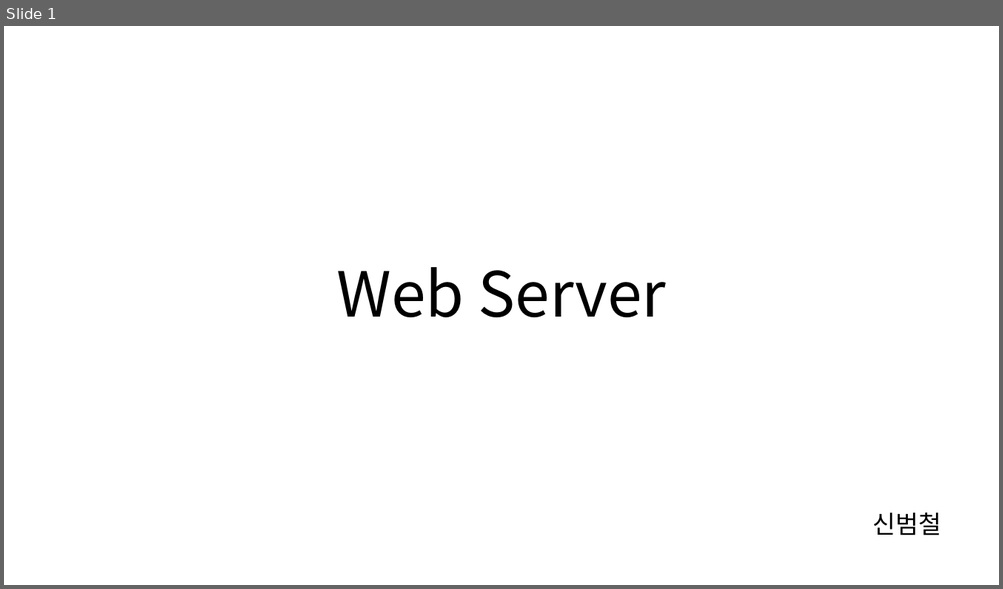
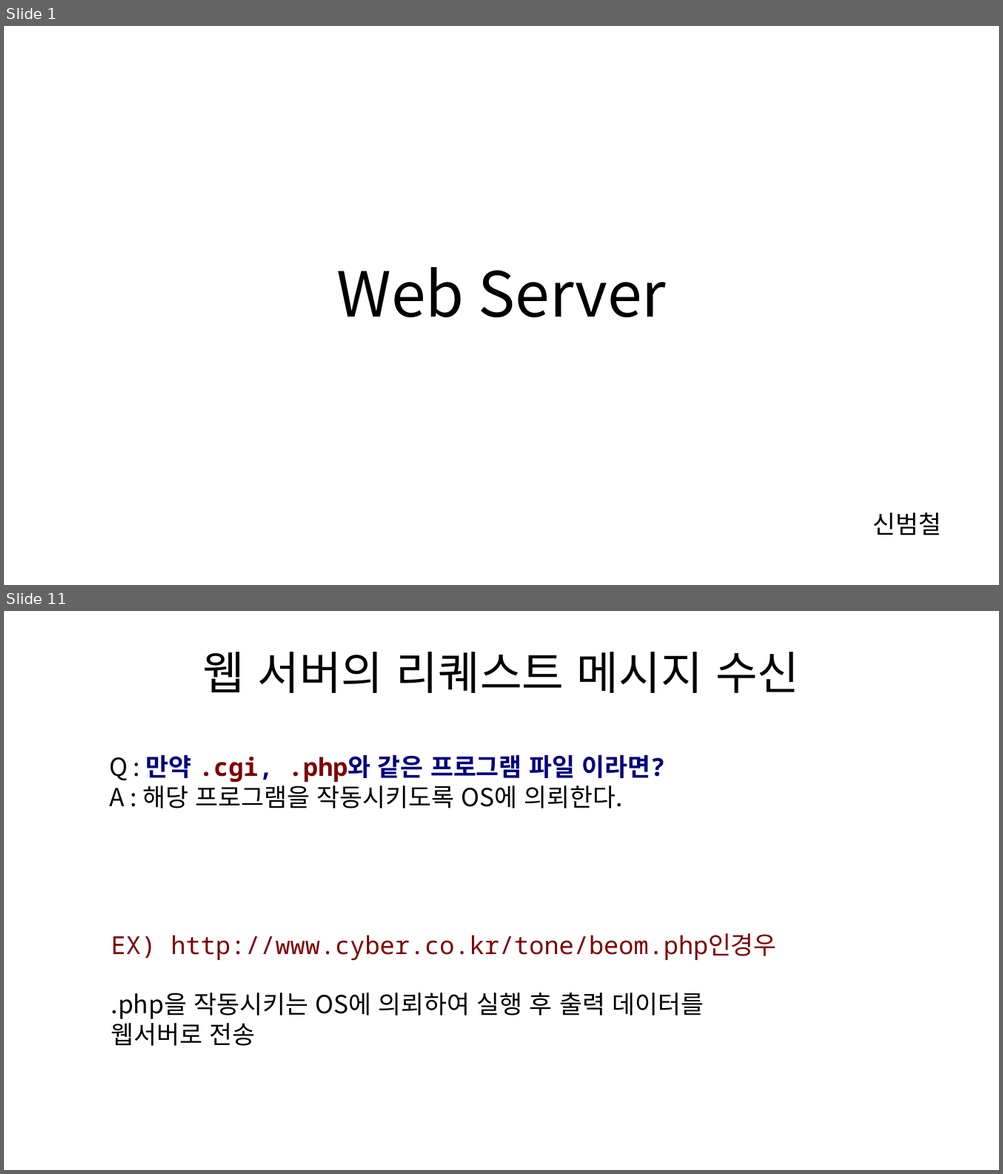
Before and after one commit to cs-study-org/cs-study, a slide deck: 16/beom/WebServer.pptx. Shown one above the other, each under a label of ours: slide 1 before the commit, slides 1 and 11 after it; the slides between them are not shown. The pictures are 1003x589 and 1003x1174 pixels, drawn with LibreOffice and Linux fonts; fonts in the diff are those of the drawing. Boxes give left, top, right and bottom in pixels: in the first picture for what was removed or moved away, otherwise in the second. Text is boxed around its words. In the diff, an @@ line names an element or a change of style, - is before the commit and + after.

```diff
--- a/16/beom/WebServer.pptx
+++ b/16/beom/WebServer.pptx
@@ slide 11 added at bbox=[4, 611, 999, 1170], background #FFFFFF @@
@@ title added at bbox=[203, 652, 799, 693], 44 pt, text #000000 @@
+웹 서버의 리퀘스트 메시지 수신
@@ text added at bbox=[109, 755, 666, 809], 24 pt, text #000000 @@
+Q : 만약 .cgi, .php와 같은 프로그램 파일 이라면?
+A : 해당 프로그램을 작동시키도록 OS에 의뢰한다.
@@ text added at bbox=[111, 934, 776, 1046], 24 pt, text #800000 @@
+EX) http://www.cyber.co.kr/tone/beom.php인경우
+.php을 작동시키는 OS에 의뢰하여 실행 후 출력 데이터를
+웹서버로 전송
```
Also in this commit, not shown: 2 slides changed, 7 other slides added, 9 slides removed.
